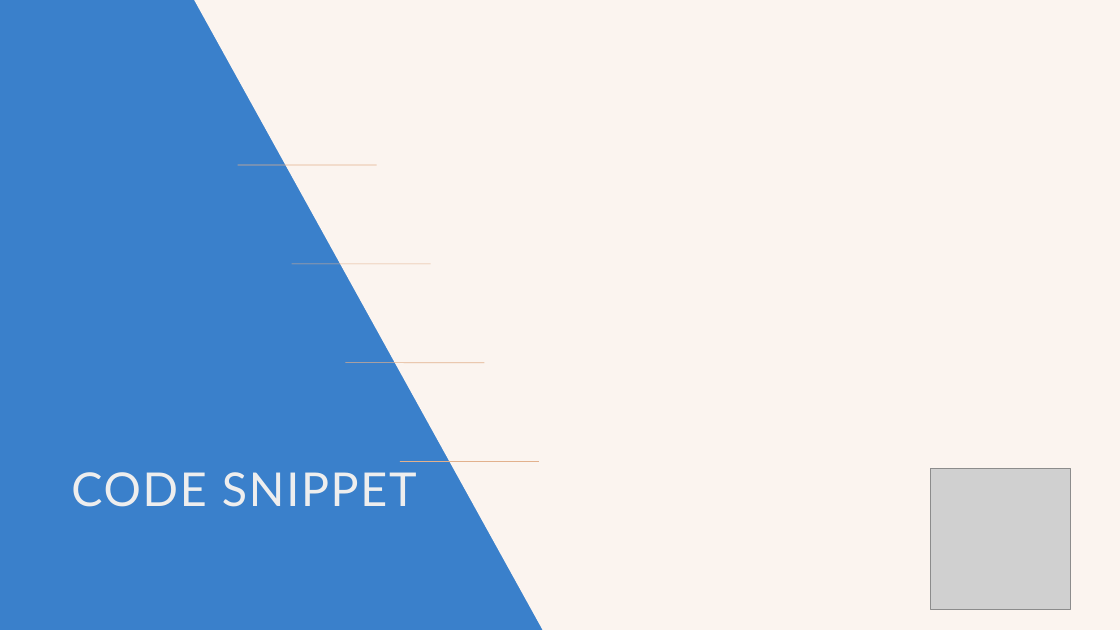
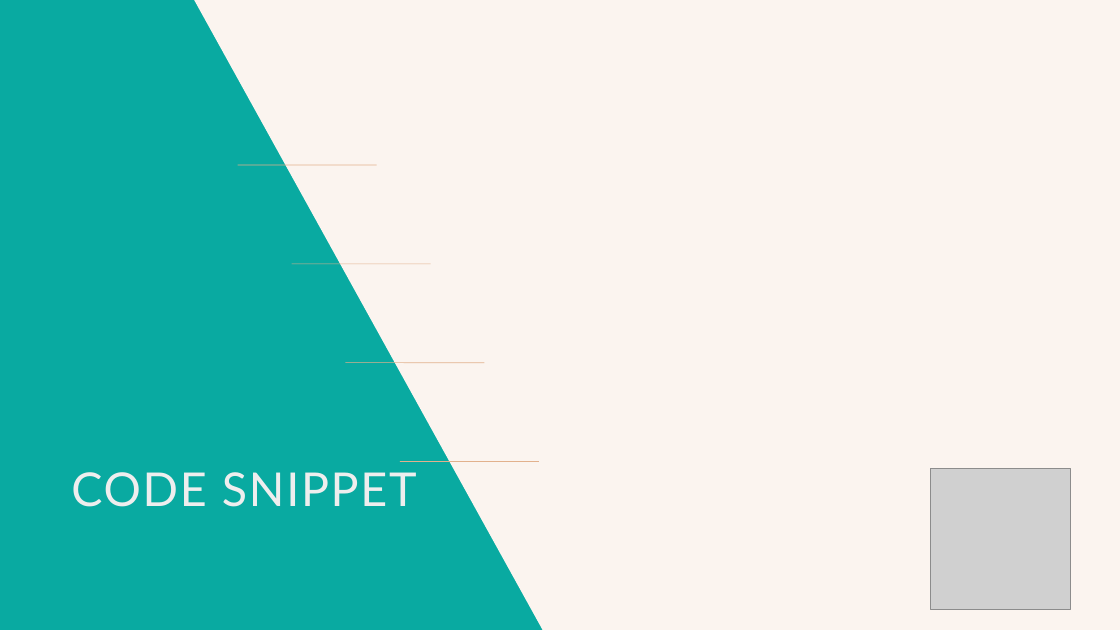
Before and after one commit to lillitaz/codennectApp, a slide deck: slide 5 of codennectPP.odp. Drawn at 1120x630 pixels with LibreOffice and Linux fonts; fonts in the diff are those of the drawing; grey boxes stand for pictures. Boxes give left, top, right and bottom in pixels: in the first picture for what was removed or moved away, otherwise in the second. Text is boxed around its words. In the diff, an @@ line names an element or a change of style, - is before the commit and + after.

```diff
--- a/codennectPP.odp
+++ b/codennectPP.odp
@@ background #3A80CB to #09AAA1 @@
```
Also in this commit, not shown: 5 other slides changed, 3 other files.
